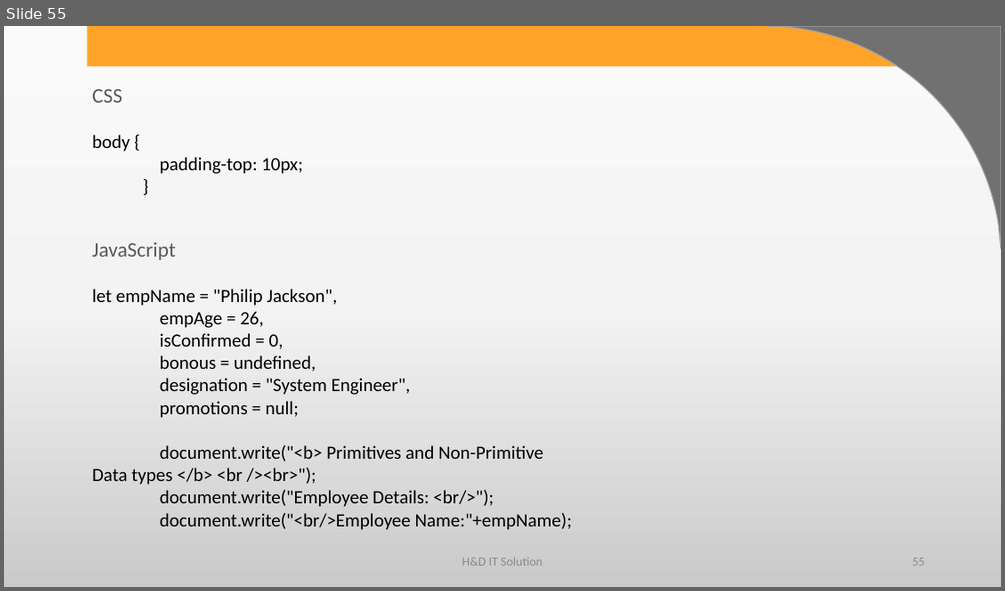
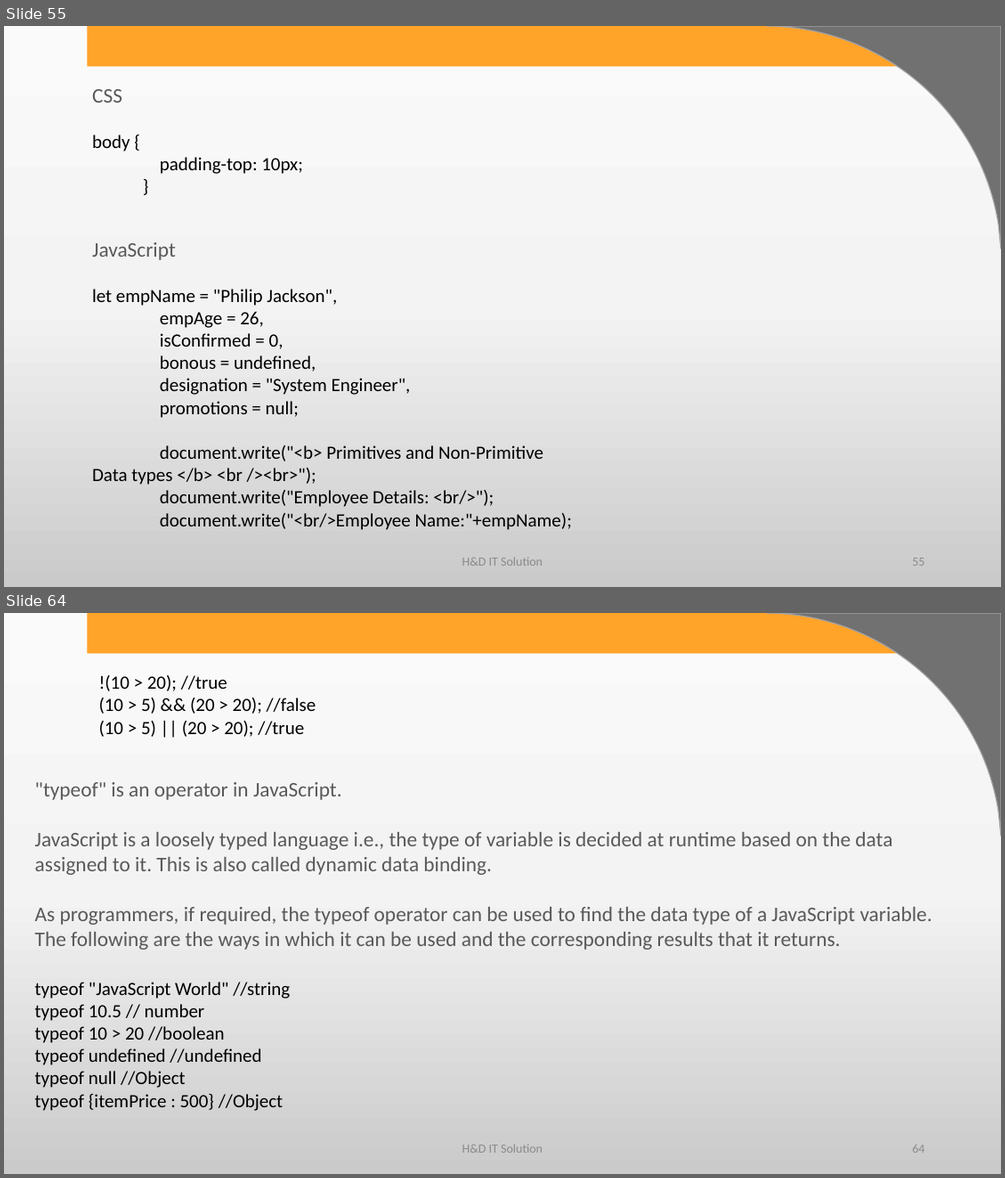
Before and after one commit to harshadasawant/javascript, a slide deck: ppt/JavaScript.pptx. Shown one above the other, each under a label of ours: slide 55 before the commit, slides 55 and 64 after it; the slides between them are not shown. The pictures are 1005x591 and 1005x1178 pixels, drawn with LibreOffice and Linux fonts; fonts in the diff are those of the drawing; background and template pictures are left out. Boxes give left, top, right and bottom in pixels: in the first picture for what was removed or moved away, otherwise in the second. Text is boxed around its words. In the diff, an @@ line names an element or a change of style, - is before the commit and + after.

Commit message:
operator added

```diff
--- a/ppt/JavaScript.pptx
+++ b/ppt/JavaScript.pptx
@@ slide 64 added at (4,613,1001,1174), background gradient #FBFBFB to #F4F4F4 to #CBCBCB; not listed: 2 template elements that a slide beside it also shows @@
@@ text added at (99,675,316,737), 18 pt, text #000000 @@
+!(10 > 20); //true
+(10 > 5) && (20 > 20); //false
+(10 > 5) || (20 > 20); //true
@@ text added at (35,782,932,949), 20 pt, text #595959 @@
+"typeof" is an operator in JavaScript.
+JavaScript is a loosely typed language i.e., the type of variable is decided at runtime based on the data assigned to it. This is also called dynamic data binding.
+As programmers, if required, the typeof operator can be used to find the data type of a JavaScript variable.
+The following are the ways in which it can be used and the corresponding results that it returns.
@@ text added at (35,981,290,1111), 18 pt, text #000000 @@
+typeof "JavaScript World" //string
+typeof 10.5 // number
+typeof 10 > 20 //boolean
+typeof undefined //undefined
+typeof null //Object
+typeof {itemPrice : 500} //Object
@@ text added at (462,1143,542,1152), 12 pt, text #8C8C8C @@
+H&D IT Solution
@@ page number added at (912,1144,924,1152), 12 pt, text #8C8C8C @@
+64
```
Also in this commit, not shown: 2 slides changed, 66 other slides added, 1 other file.
